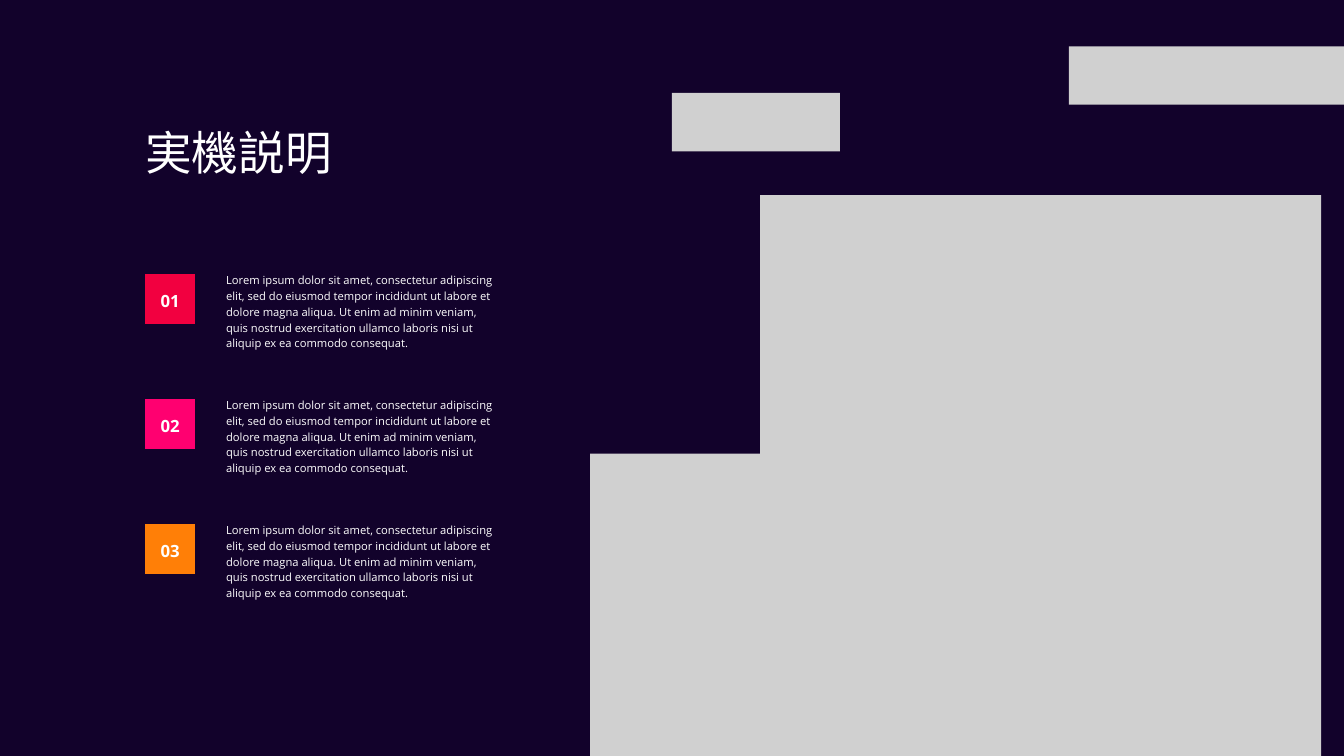
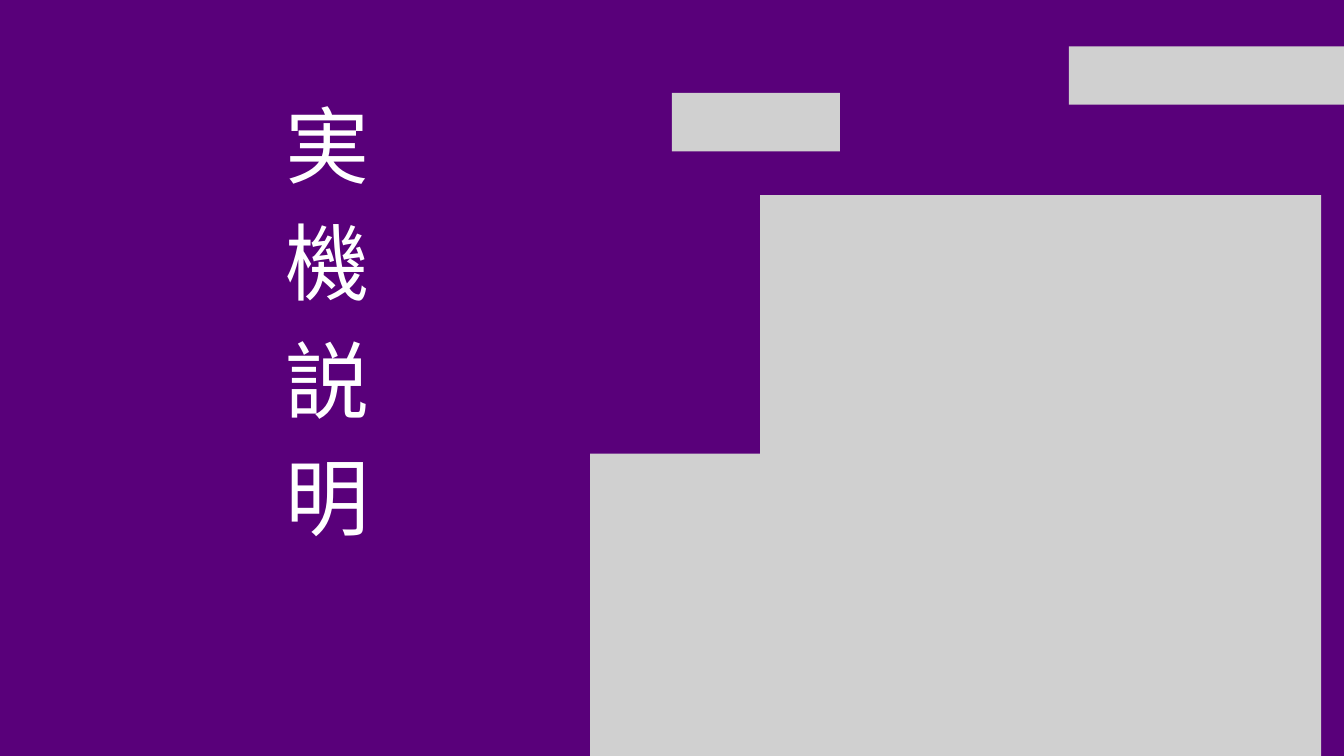
Before and after one commit to kota2929/flutternoyatu, a slide deck: slide 5 of flutter_application_1/flutter2025_yogiashi.pptx. Drawn at 1344x756 pixels with LibreOffice and Linux fonts; fonts in the diff are those of the drawing; grey boxes stand for pictures. Boxes give left, top, right and bottom in pixels: in the first picture for what was removed or moved away, otherwise in the second. Text is boxed around its words. In the diff, an @@ line names an element or a change of style, - is before the commit and + after.

```diff
--- a/flutter_application_1/flutter2025_yogiashi.pptx
+++ b/flutter_application_1/flutter2025_yogiashi.pptx
@@ background #12022B to #59007A @@
@@ text "実機説明": place and size @@
-text "実機説明" at box(145, 130, 332, 174)
+text "実機説明" at box(285, 106, 369, 536)
@@ text "実機説明" at box(285, 106, 369, 536): size 50 to 90 pt; line spacing 70pt to 126pt @@
@@ freeform shape removed at box(145, 274, 195, 324) @@
@@ text removed at box(161, 295, 180, 307) @@
-01
@@ text removed at box(226, 275, 492, 350) @@
-Lorem ipsum dolor sit amet, consectetur adipiscing elit, sed do eiusmod tempor incididunt ut labore et dolore magna aliqua. Ut enim ad minim veniam, quis nostrud exercitation ullamco laboris nisi ut aliquip ex ea commodo consequat.
@@ freeform shape removed at box(145, 399, 195, 449) @@
@@ text removed at box(226, 400, 492, 475) @@
-Lorem ipsum dolor sit amet, consectetur adipiscing elit, sed do eiusmod tempor incididunt ut labore et dolore magna aliqua. Ut enim ad minim veniam, quis nostrud exercitation ullamco laboris nisi ut aliquip ex ea commodo consequat.
@@ text removed at box(161, 420, 180, 432) @@
-02
@@ freeform shape removed at box(145, 524, 195, 574) @@
@@ text removed at box(226, 525, 492, 600) @@
-Lorem ipsum dolor sit amet, consectetur adipiscing elit, sed do eiusmod tempor incididunt ut labore et dolore magna aliqua. Ut enim ad minim veniam, quis nostrud exercitation ullamco laboris nisi ut aliquip ex ea commodo consequat.
@@ text removed at box(161, 545, 180, 557) @@
-03
```
Also in this commit, not shown: 3 other slides changed, 3 slides added, 6 slides removed.
